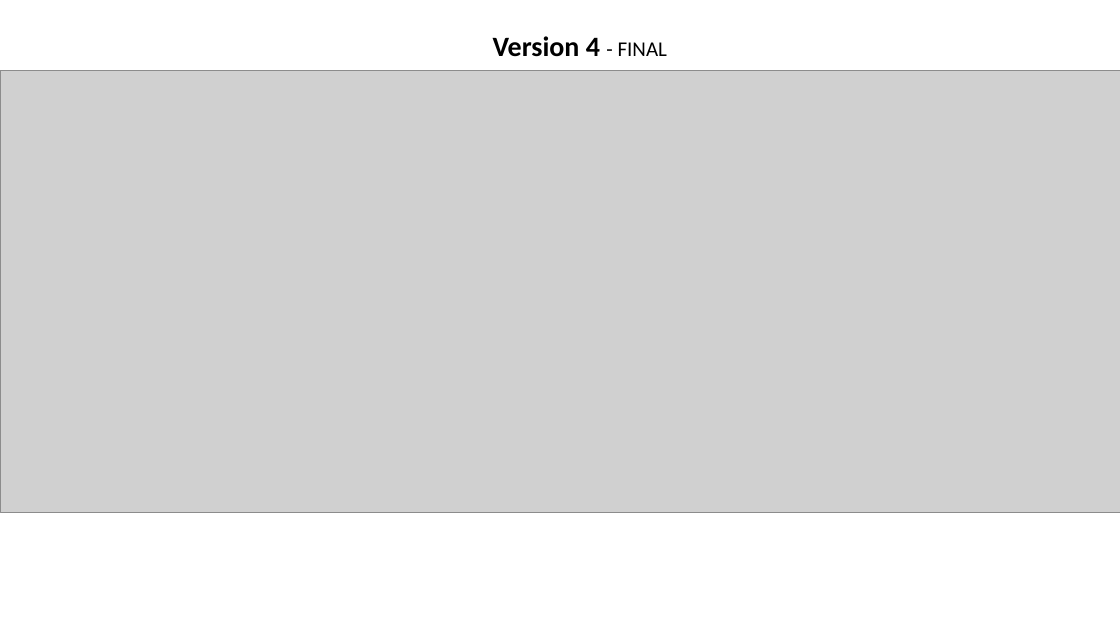
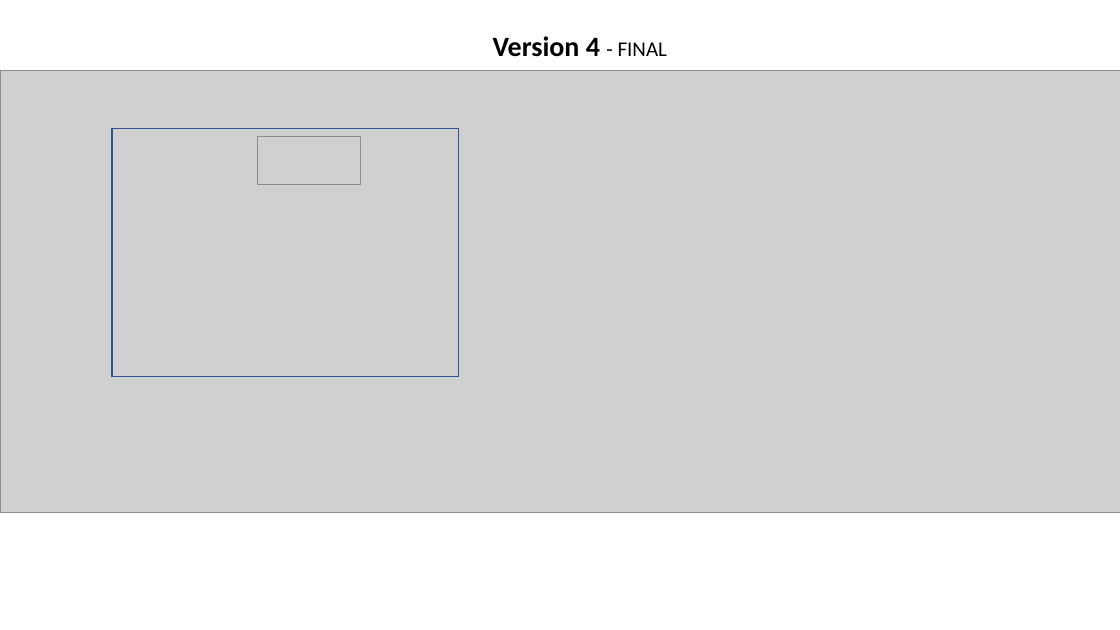
Before and after one commit to runalsh/yandex-young-devops-training, a slide deck: slide 13 of presentation.pptx. Drawn at 1120x630 pixels with LibreOffice and Linux fonts; fonts in the diff are those of the drawing; grey boxes stand for pictures. Boxes give left, top, right and bottom in pixels: in the first picture for what was removed or moved away, otherwise in the second. Text is boxed around its words. In the diff, an @@ line names an element or a change of style, - is before the commit and + after.

```diff
--- a/presentation.pptx
+++ b/presentation.pptx
@@ rectangle added at [112, 129, 459, 376], outline #325491 1 pt @@
@@ picture added at [258, 136, 361, 184] @@
```
Also in this commit, not shown: 4 other slides changed, 1 slide added, 1 slide removed, 6 other files.
